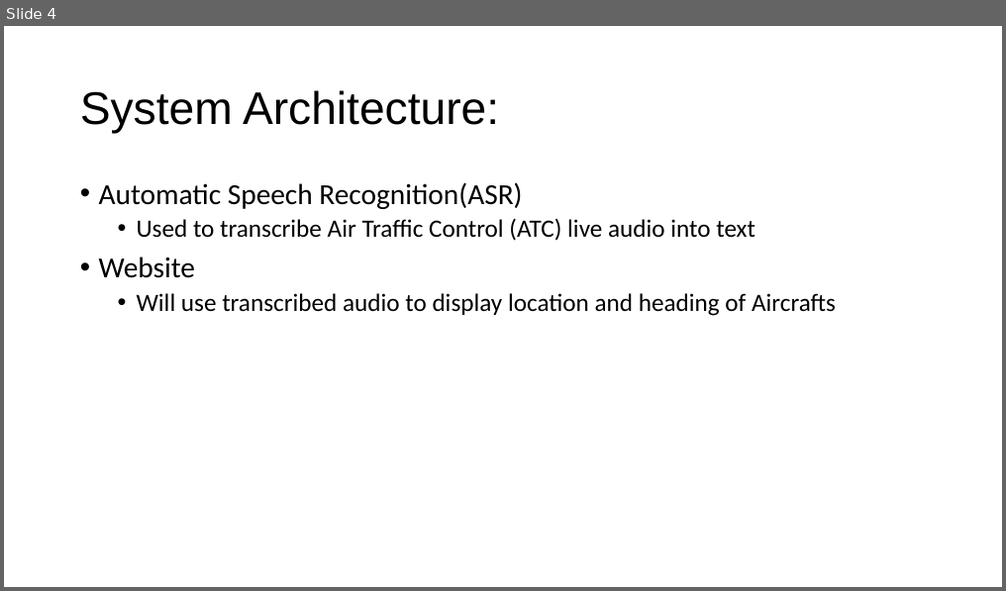
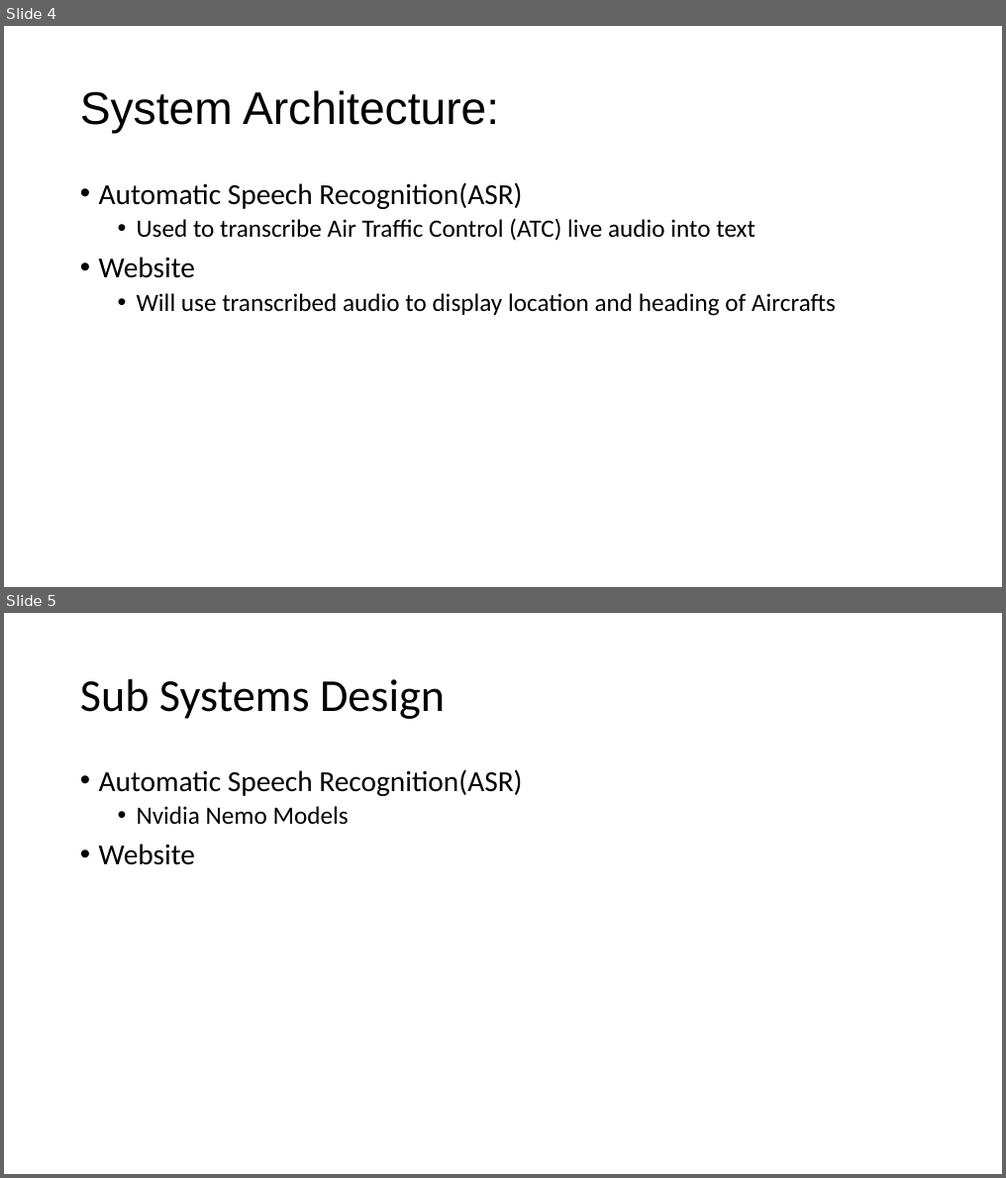
Before and after one commit to Burnetb8/Senior-Capstone, a slide deck: Documentation/Sprint 1 Pres.pptx. Shown one above the other, each under a label of ours: slide 4 before the commit, slides 4 and 5 after it. The pictures are 1006x591 and 1006x1178 pixels, drawn with LibreOffice and Linux fonts; fonts in the diff are those of the drawing. Boxes give left, top, right and bottom in pixels: in the first picture for what was removed or moved away, otherwise in the second. Text is boxed around its words. In the diff, an @@ line names an element or a change of style, - is before the commit and + after.

```diff
--- a/Documentation/Sprint 1 Pres.pptx
+++ b/Documentation/Sprint 1 Pres.pptx
@@ slide 5 added at <box>4,613,1002,1174</box>, background #FFFFFF @@
@@ title added at <box>80,679,445,719</box>, 44 pt, text #000000 @@
+Sub Systems Design
@@ text added at <box>99,769,522,865</box>, 28 pt, text #000000 @@
+• Automatic Speech Recognition(ASR)
+  • Nvidia Nemo Models
+• Website
```
Also in this commit, not shown: 3 other slides added, 1 slide removed.
